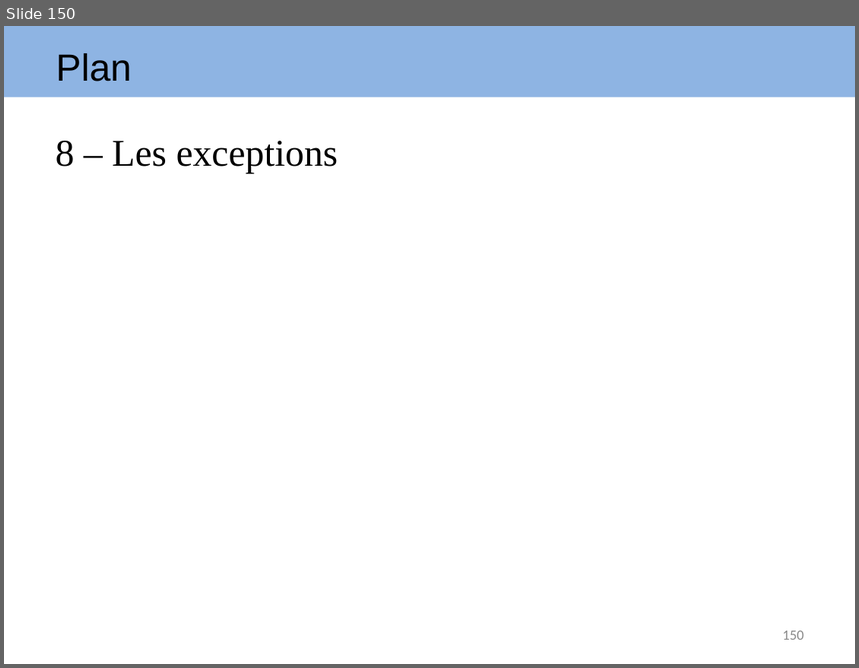
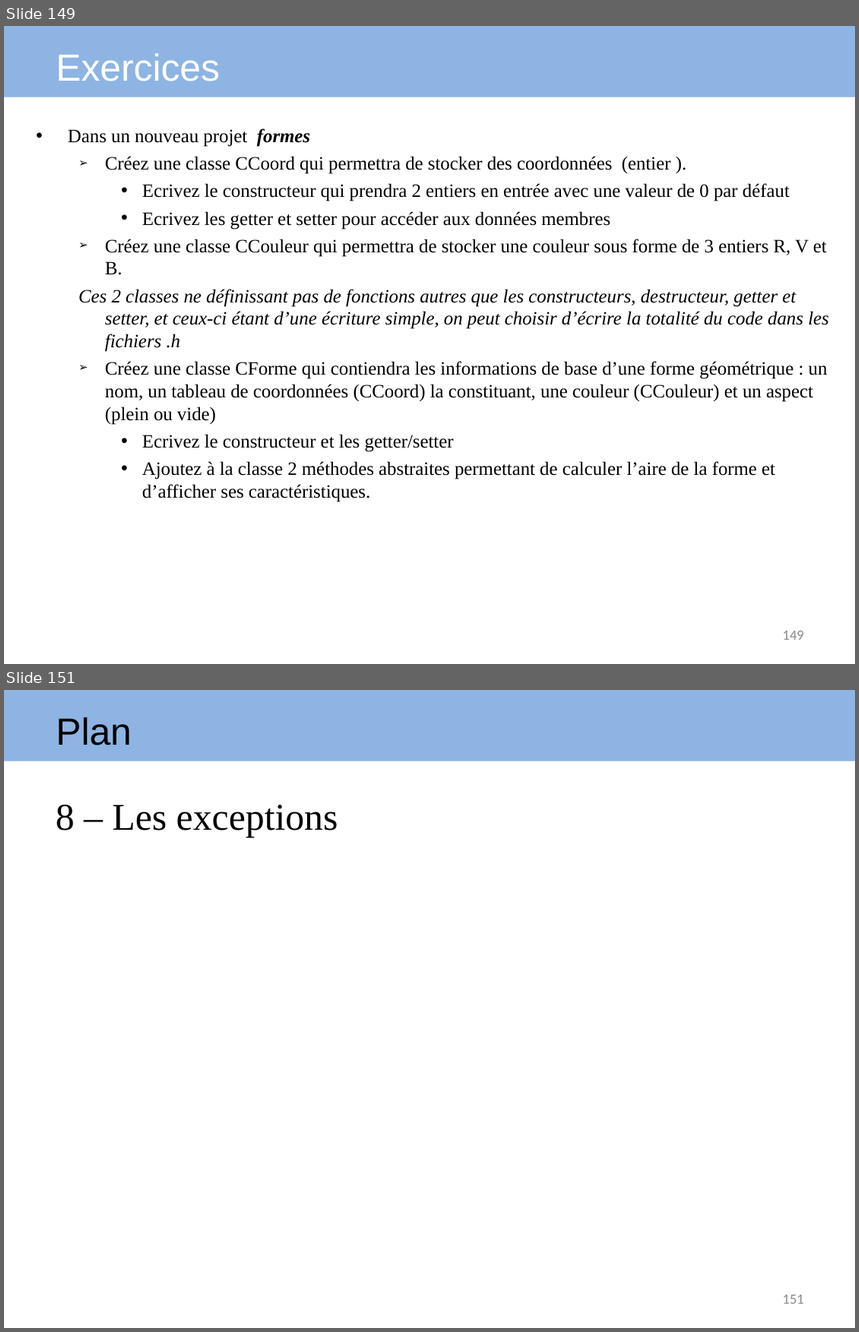
Before and after one commit to arnaudbirk/Formation-CPlusPlus, a slide deck: cours/Formation EVAFI C++.ppt. Shown one above the other, each under a label of ours: slide 150 before the commit, slides 149 and 151 after it; the slides between them are not shown. The pictures are 859x668 and 859x1332 pixels, drawn with LibreOffice and Linux fonts; fonts in the diff are those of the drawing. Boxes give left, top, right and bottom in pixels: in the first picture for what was removed or moved away, otherwise in the second. Text is boxed around its words. In the diff, an @@ line names an element or a change of style, - is before the commit and + after.

Commit message:
Ajout Exercice 13 et 14

```diff
--- a/cours/Formation EVAFI C++.ppt
+++ b/cours/Formation EVAFI C++.ppt
@@ slide 149 added at box(4, 26, 855, 664), background #FFFFFF; not listed: 1 template element that a slide beside it also shows @@
@@ text added at box(56, 53, 220, 81), 32 pt, text #FFFFFF @@
+Exercices
@@ text added at box(68, 129, 829, 503), 16 pt, text #000000 @@
+• Dans un nouveau projet formes
+  ➢ Créez une classe CCoord qui permettra de stocker des coordonnées (entier ).
+    • Ecrivez le constructeur qui prendra 2 entiers en entrée avec une valeur de 0 par défaut
+    • Ecrivez les getter et setter pour accéder aux données membres
+  ➢ Créez une classe CCouleur qui permettra de stocker une couleur sous forme de 3 entiers R, V et B.
+Ces 2 classes ne définissant pas de fonctions autres que les constructeurs, destructeur, getter et setter, et ceux-ci étant d’une écriture simple, on peut choisir d’écrire la totalité du code dans les fichiers .h
+  ➢ Créez une classe CForme qui contiendra les informations de base d’une forme géométrique : un nom, un tableau de coordonnées (CCoord) la constituant, une couleur (CCouleur) et un aspect (plein ou vide)
+    • Ecrivez le constructeur et les getter/setter
+    • Ajoutez à la classe 2 méthodes abstraites permettant de calculer l’aire de la forme et d’afficher ses caractéristiques.
@@ page number added at box(783, 631, 804, 640), 12 pt, text #898989 @@
+149
@@ what was slide 150 is now slide 151 @@
@@ page number at box(783, 1295, 804, 1304): text changed @@
-150
+151
```
Also in this commit, not shown: 40 slides changed, 1 other slide added, 1 slide removed, 14 other files.
